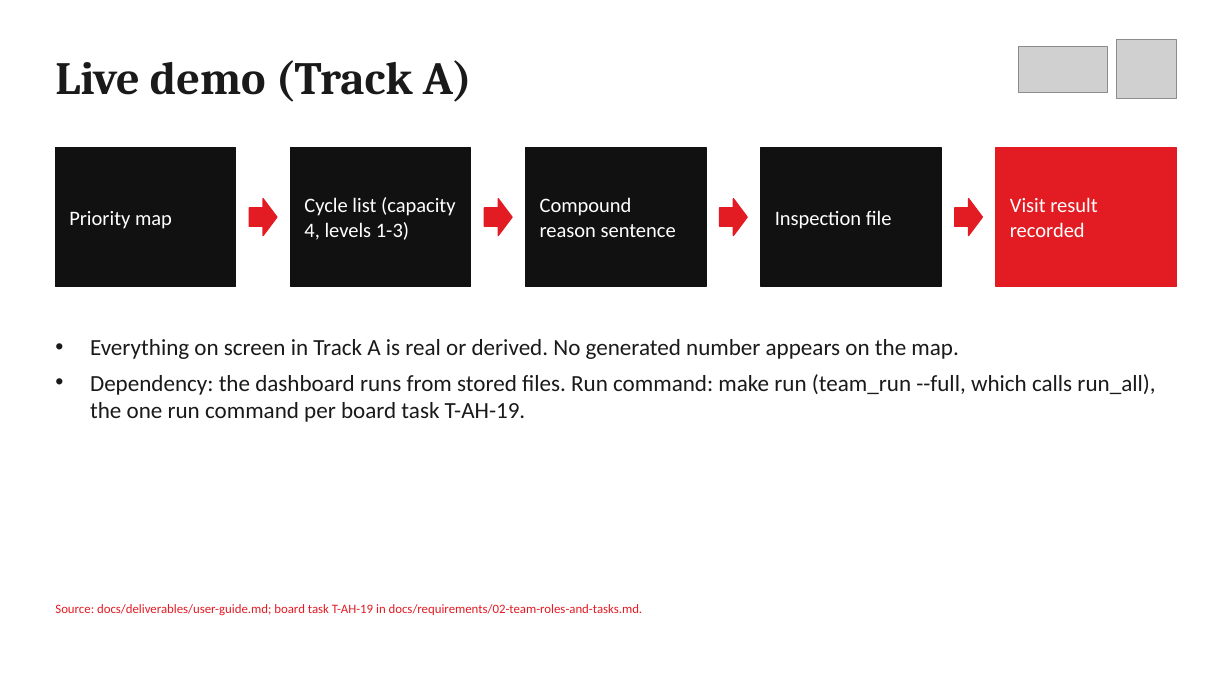
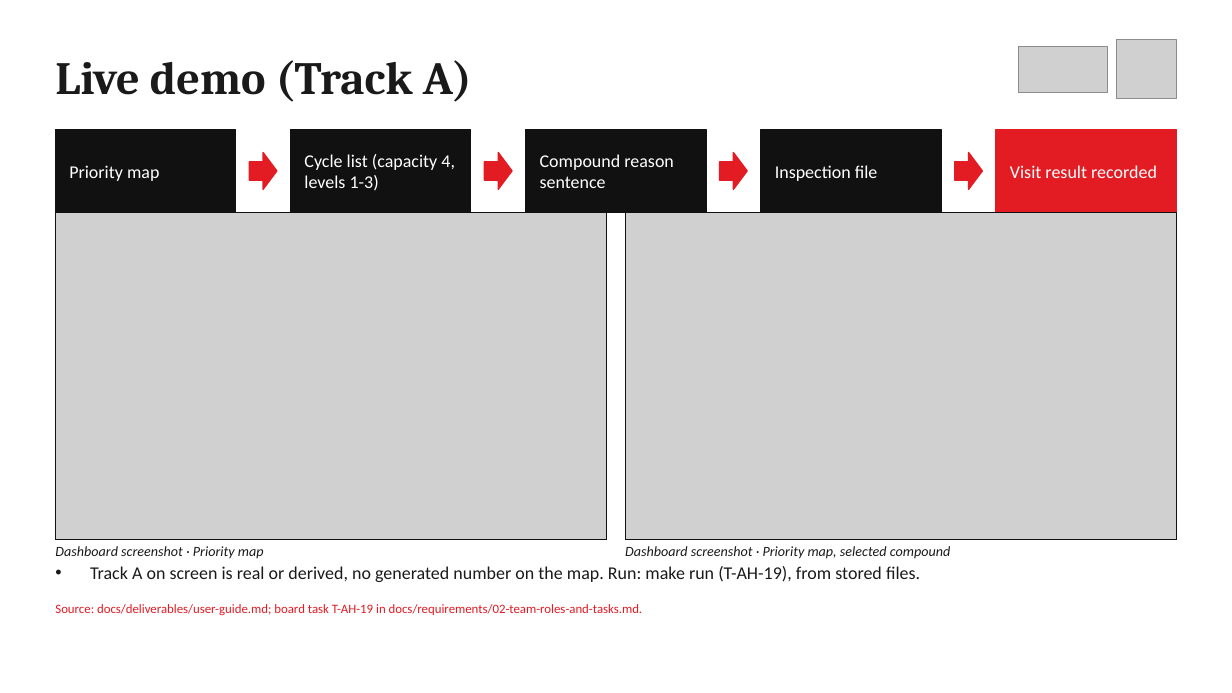
Before and after one commit to elsayedelmandoh/spaceeye-geoai, a slide deck: slide 7 of docs/deliverables/01-presentation/presentation.pptx. Drawn at 1232x693 pixels with LibreOffice and Linux fonts; fonts in the diff are those of the drawing; grey boxes stand for pictures. Boxes give left, top, right and bottom in pixels: in the first picture for what was removed or moved away, otherwise in the second. Text is boxed around its words. In the diff, an @@ line names an element or a change of style, - is before the commit and + after.

Commit message:
docs: deck gets dashboard screenshots, infographics and more detail per slide

```diff
--- a/docs/deliverables/01-presentation/presentation.pptx
+++ b/docs/deliverables/01-presentation/presentation.pptx
@@ rectangle: place and size @@
-rectangle at (55, 148, 236, 287)
+rectangle at (55, 129, 236, 213)
@@ text "Priority map": place and size @@
-text "Priority map" at (69, 211, 172, 229)
+text "Priority map" at (69, 165, 159, 181)
@@ rectangle: place and size @@
-rectangle at (291, 148, 471, 287)
+rectangle at (291, 129, 471, 213)
@@ text "Cycle list (capacity 4, levels ...": place and size @@
-text "Cycle list (capacity 4, levels ..." at (304, 197, 456, 240)
+text "Cycle list (capacity 4, levels ..." at (304, 154, 455, 191)
@@ rectangle: place and size @@
-rectangle at (526, 148, 706, 287)
+rectangle at (526, 129, 706, 213)
@@ text "Compound reason sentence": place and size @@
-text "Compound reason sentence" at (540, 197, 676, 237)
+text "Compound reason sentence" at (540, 154, 674, 188)
@@ rectangle: place and size @@
-rectangle at (761, 148, 941, 287)
+rectangle at (761, 129, 941, 213)
@@ text "Inspection file": place and size @@
-text "Inspection file" at (775, 210, 892, 229)
+text "Inspection file" at (775, 165, 878, 181)
@@ rectangle: place and size @@
-rectangle at (996, 148, 1177, 287)
+rectangle at (996, 129, 1177, 213)
@@ size 16 to 14 pt in 5 elements at (69, 165, 159, 181), (304, 154, 455, 191), (540, 154, 674, 188), (775, 165, 878, 181), (1010, 165, 1157, 178) @@
@@ text "Visit result recorded": place and size @@
-text "Visit result recorded" at (1010, 197, 1097, 237)
+text "Visit result recorded" at (1010, 165, 1157, 178)
@@ 4 right arrows: place and size @@
-4 right arrows at (250, 199, 982, 236)
+4 right arrows at (250, 152, 982, 189)
@@ picture added at (55, 213, 606, 540) @@
@@ rectangle added at (55, 213, 606, 540), outline #111111 0.75 pt @@
@@ picture added at (625, 213, 1176, 540) @@
@@ rectangle added at (625, 213, 1176, 540), outline #111111 0.75 pt @@
@@ text removed at (90, 339, 1155, 422) @@
-• Everything on screen in Track A is real or derived. No generated number appears on the map.
-• Dependency: the dashboard runs from stored files. Run command: make run (team_run --full, which calls run_all), the one run command per board task T-AH-19.
@@ text added at (55, 546, 264, 559), 11 pt, text #1A1A1A, italic @@
+Dashboard screenshot · Priority map
@@ text added at (90, 566, 920, 582), 14 pt, text #1A1A1A @@
+• Track A on screen is real or derived, no generated number on the map. Run: make run (T-AH-19), from stored files.
@@ text added at (625, 546, 951, 559), 11 pt, text #1A1A1A, italic @@
+Dashboard screenshot · Priority map, selected compound
```
Also in this commit, not shown: 9 other slides changed, 8 other files.
